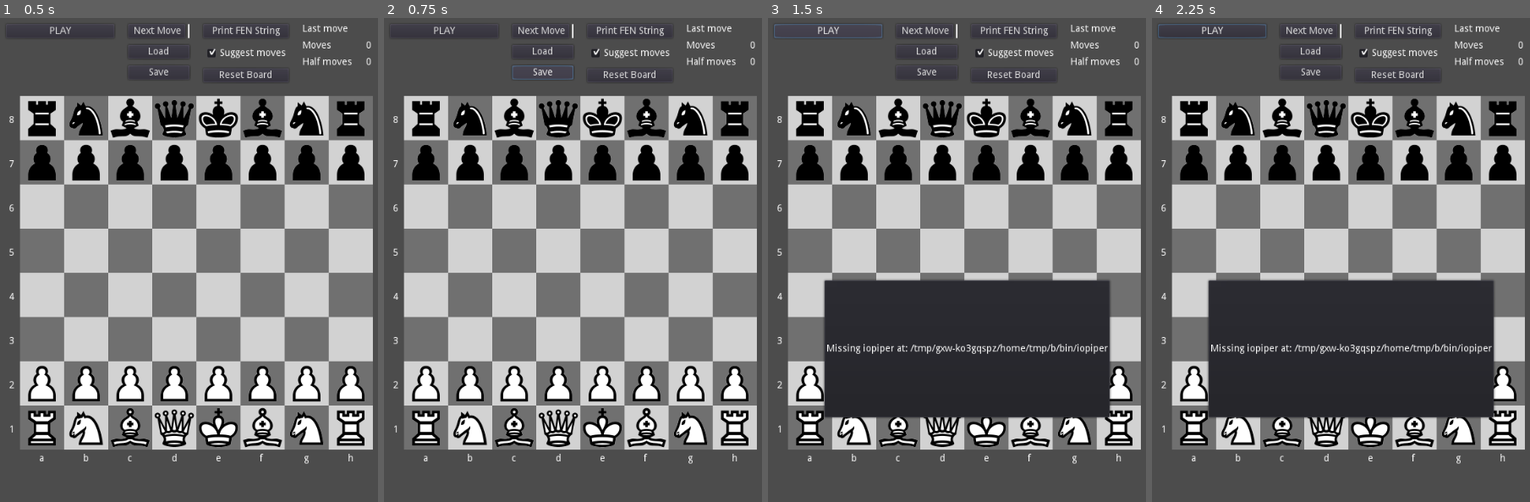
Above: before the commit, frames 1-4 (left to right).
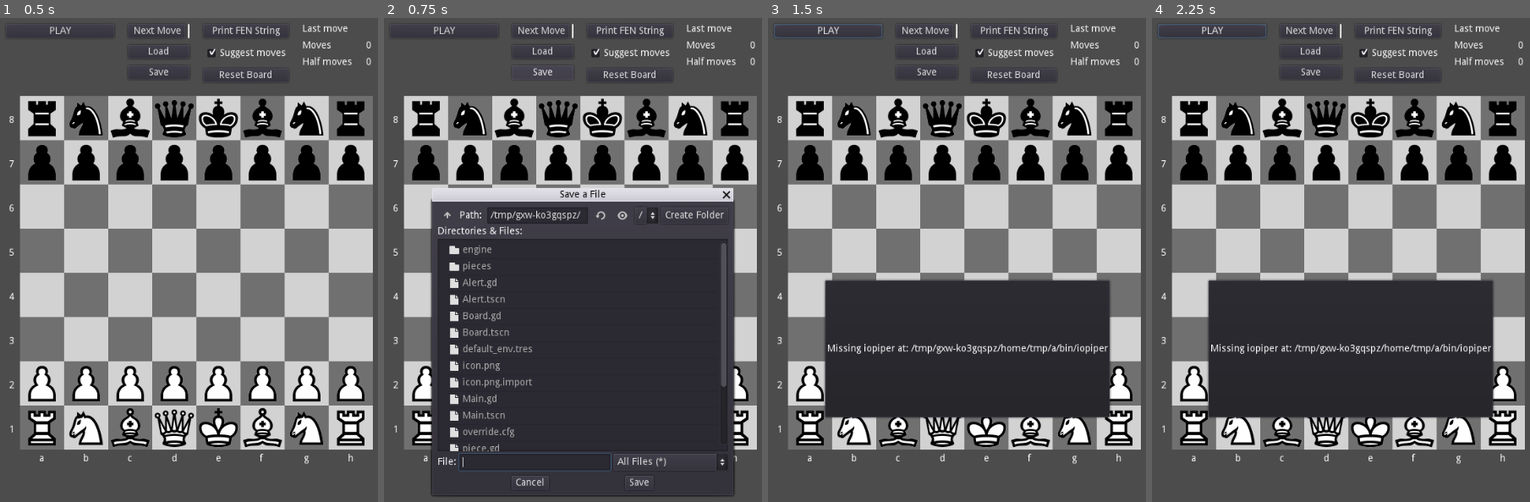
Above: after the commit, the same moments.

Repository: andrew-wilkes/godot-chess
Game: Godot game, scene res://Main.tscn
The game is run twice, just before and just after one commit, with the same random seed, the same clock (stepped at 60 frames per second) and the same inputs.
Inputs:
- Up to frame 1 (0.5 s): no input
- Up to frame 2 (0.75 s): click "Save" at 0.5 s
- Up to frame 3 (1.5 s): click "PLAY" at 1.25 s
- Up to frame 4 (2.25 s): click "PLAY" at 2 s

Frame 1 is identical in both runs. In frame 2, 48% of the frame differs, in the area x 12-94%, y 9-99%; in frame 3, 0.6%; in frame 4, 0.2%.

Commit message:
Allow for saving of board FEN string

Diff:
--- a/src/Main.gd
+++ b/src/Main.gd
@@ -349,7 +349,8 @@
 
 
 func _on_Save_button_down():
-	pass # Replace with function body.
+	fd.mode = FileDialog.MODE_SAVE_FILE
+	fd.popup_centered()
 
 
 func _on_FileDialog_file_selected(path):
@@ -360,7 +361,7 @@
 		file.close()
 		fen_from_file(content)
 	else:
-		pass
+		save_file(board.get_fen("w" if white_next else "b"), path)
 
 
 func fen_from_file(content: String):
@@ -392,3 +393,10 @@
 		elif ch in "pPrRnNbBqQkK":
 			n += 1
 	return n == 64 and rows == 8
+
+
+func save_file(content, path):
+	var file = File.new()
+	file.open(path, File.WRITE)
+	file.store_string(content)
+	file.close()
Not shown, added: fens/start-fen.txt
